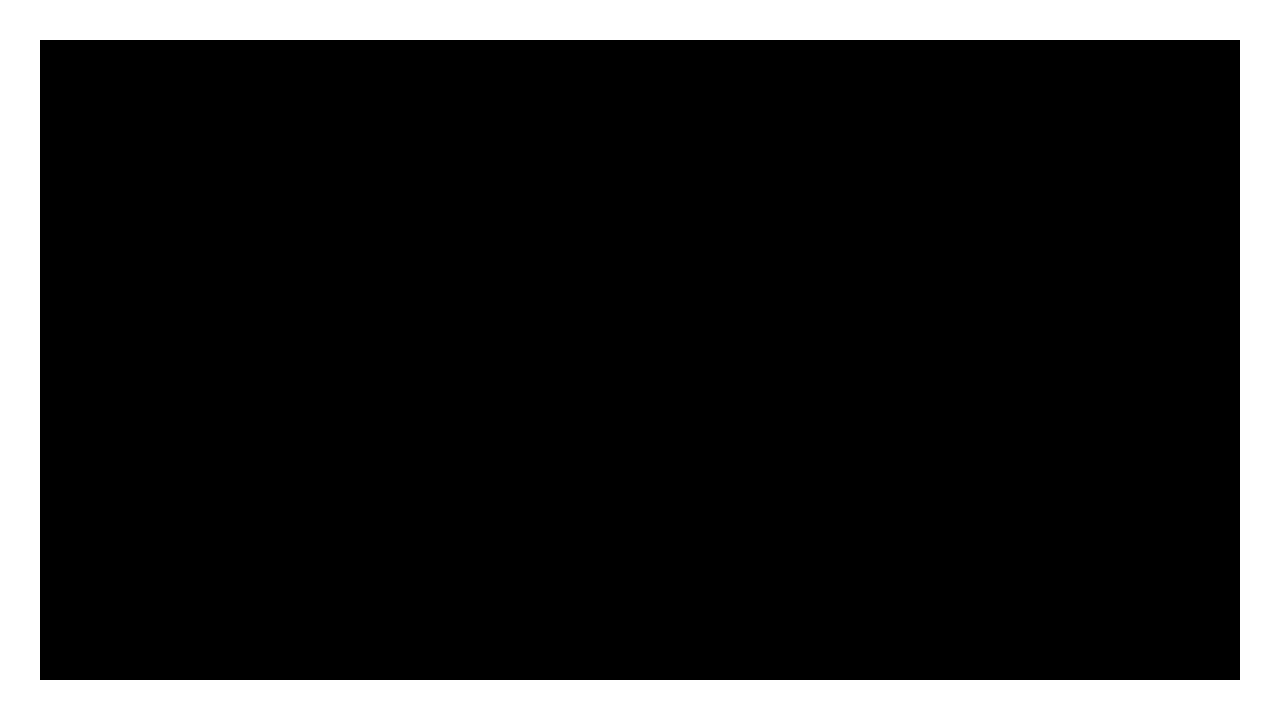
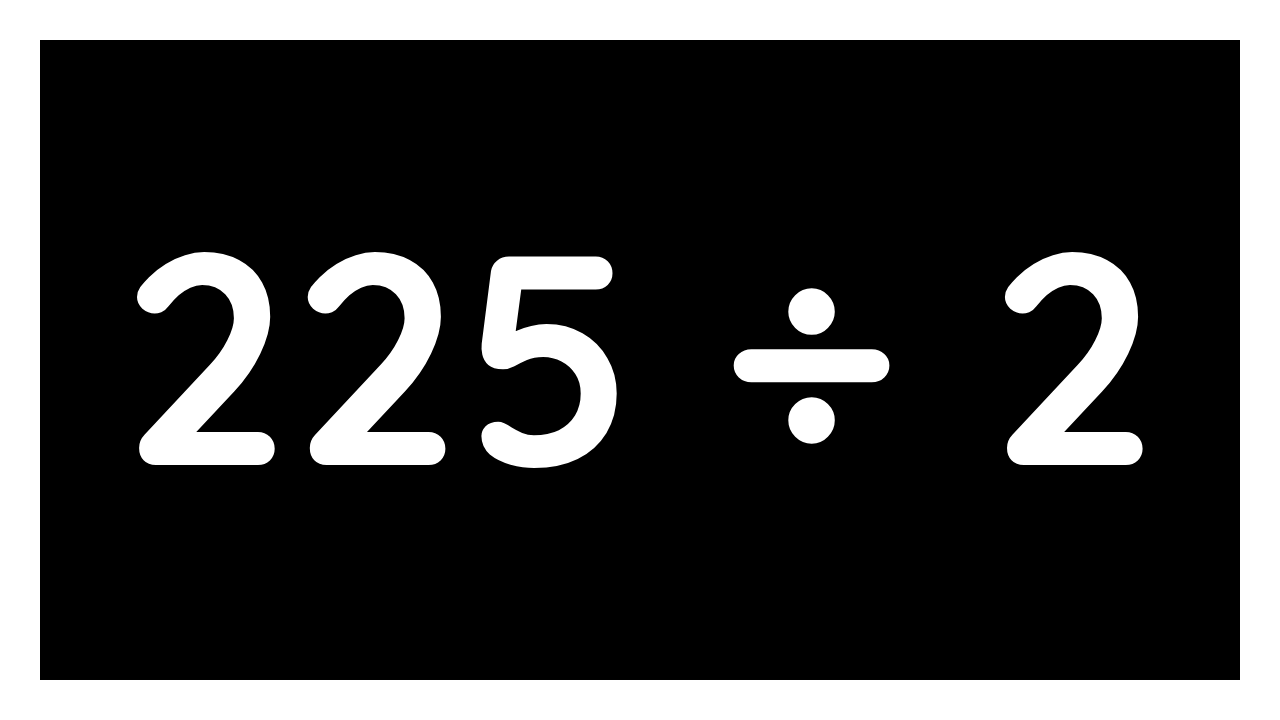
Revision of a layered (1280, 720) image; what changed, layer by layer:
added layer "225 ÷ 2" above "Shape 1" over box(137, 252, 1143, 468)
